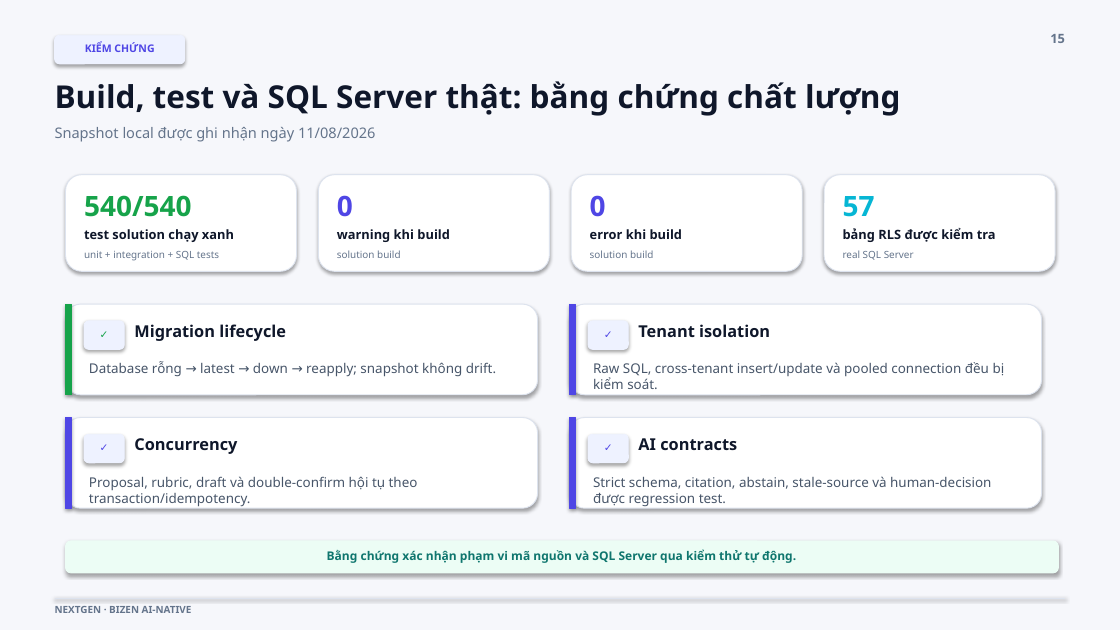
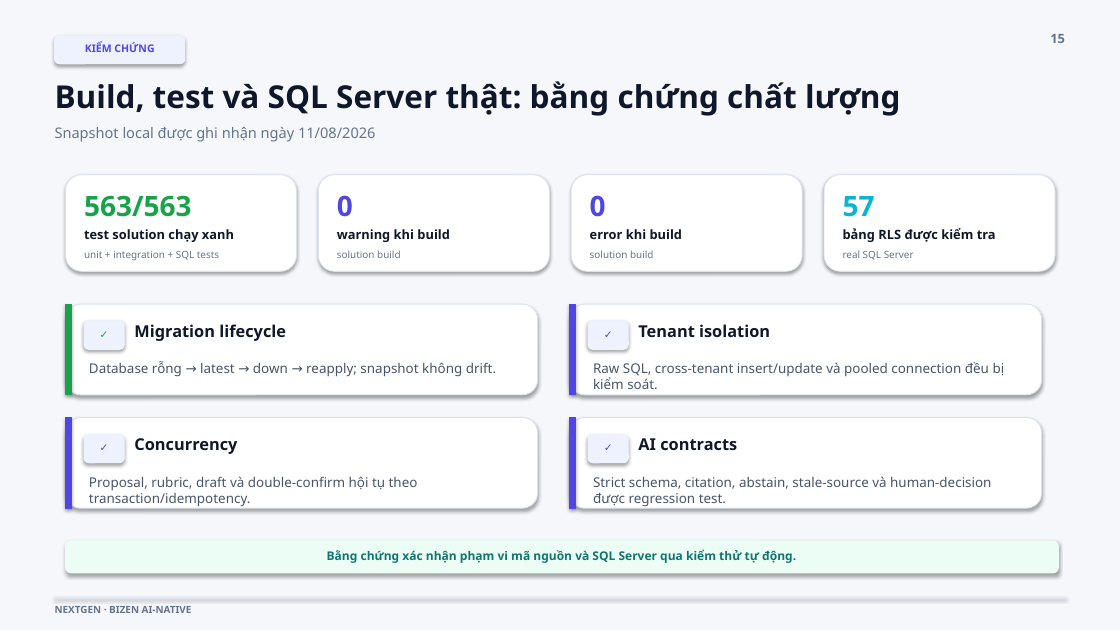
Before and after one commit to nhubui2008/Manage-KPI-or-OKR-System, a slide deck: slide 15 of docs/Presentation_BaoCao_TotNghiep_NEXTGEN.pptx. Drawn at 1120x630 pixels with LibreOffice and Linux fonts; fonts in the diff are those of the drawing. Boxes give left, top, right and bottom in pixels: in the first picture for what was removed or moved away, otherwise in the second. Text is boxed around its words. In the diff, an @@ line names an element or a change of style, - is before the commit and + after.

```diff
--- a/docs/Presentation_BaoCao_TotNghiep_NEXTGEN.pptx
+++ b/docs/Presentation_BaoCao_TotNghiep_NEXTGEN.pptx
@@ text at [84, 195, 192, 217]: text changed @@
-540/540
+563/563
```
Also in this commit, not shown: 6 other files.
